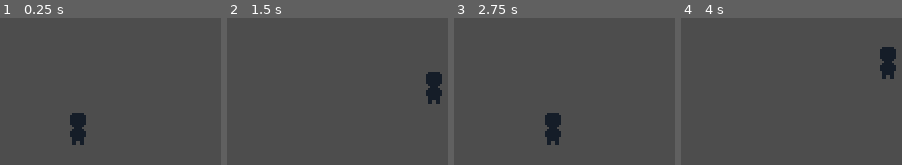
Above: before the commit, frames 1-4 (left to right).
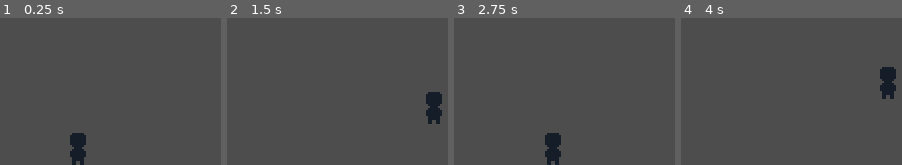
Above: after the commit, the same moments.

Repository: wllfaria/killstreak
Game: Godot game, scene res://modules/levels/level-one/level-one.tscn
The game is run twice, just before and just after one commit, with the same random seed, the same clock (stepped at 60 frames per second) and the same inputs.
Inputs:
- Up to frame 1 (0.25 s): no input
- Up to frame 2 (1.5 s): tap Enter at 0.5 s; hold E (dash) 0.53-1.28 s; hold Right (move_right) from 0.53 s (still down); tap Space (jump) at 0.77 s; tap E (dash) at 1.35 s
- Up to frame 3 (2.75 s): tap Space (jump) at 1.52 s; release Right (move_right) at 2.03 s; hold Left (move_left) from 2.03 s (still down); hold E (dash) from 2.03 s (still down)
- Up to frame 4 (4 s): release Left (move_left) at 2.78 s; release E (dash) at 2.78 s; hold Right (move_right) from 2.78 s (still down); tap E (dash) at 2.85 s; tap Space (jump) at 3.02, 3.77 s; hold E (dash) from 3.53 s (still down)

The runs differ from the first frame. In frame 1, 1.8% of the frame differs, in the area x 31-39%, y 64-100%; in frame 2, 1.8%; in frame 3, 1.8%; in frame 4, 1.8%.
Error after the commit: Attempt to call function 'apply_smoothened_shake' in base 'null instance' on a null instance. (res://modules/characters/player/player.gd:45)

Commit message:
feat: creating shaky camera

Diff:
--- /dev/null
+++ b/components/shaky_camera.gd
@@ -0,0 +1,33 @@
+class_name ShakyCamera
+extends Camera2D
+
+@export var noise_shake_strength := 60.0
+@export var noise_shake_speed := 30.0
+@export var shake_decay_rate := 3.0
+
+var _noise_i := 0.0
+var _shake_strength := 0.0
+
+@onready var noise: FastNoiseLite = FastNoiseLite.new()
+@onready var rand := RandomNumberGenerator.new()
+
+
+func _process(delta: float) -> void:
+	_shake_strength = lerp(_shake_strength, 0.0, shake_decay_rate * delta)
+	offset = _get_noise_offset(delta, noise_shake_speed, _shake_strength)
+
+
+func apply__shake():
+	_shake_strength = noise_shake_strength
+
+
+func apply_smoothened_shake(smoothing_multiplier: float):
+	_shake_strength = noise_shake_strength * smoothing_multiplier
+
+
+func _get_noise_offset(delta: float, speed: float, strength: float) -> Vector2:
+	_noise_i += delta * speed
+	return Vector2(
+		noise.get_noise_2d(1, _noise_i) * strength,
+		noise.get_noise_2d(100, _noise_i) * strength
+	)
--- a/modules/characters/player/player.gd
+++ b/modules/characters/player/player.gd
@@ -37,8 +37,13 @@
 @onready var inner_right_raycast: RayCast2D = $InnerRight
 @onready var wall_slide_cooldown: Timer = $WallSlideCooldown
 
+@onready var shaky_camera: ShakyCamera = $ShakyCamera
+
 
 func _input(_event):
+	if Input.is_action_pressed("dash"):
+		shaky_camera.apply_smoothened_shake(0.3)
+
 	if not ($StateMachine/Dash as Dash).is_dashing():
 		var dash_direction := Input.get_vector("move_left" , "move_right", "move_up", "move_down")
 		facing_direction = dash_direction
--- a/modules/levels/level-one/level-one.tscn
+++ b/modules/levels/level-one/level-one.tscn
@@ -27,10 +27,6 @@
 coyote_jump_delay = 0.1
 dash_speed = 240.0
 
-[node name="Camera2D" type="Camera2D" parent="Player"]
-limit_left = 0
-limit_bottom = 190
-
 [node name="Ground" type="Node" parent="."]
 
 [node name="StaticBody2D" type="StaticBody2D" parent="Ground"]
